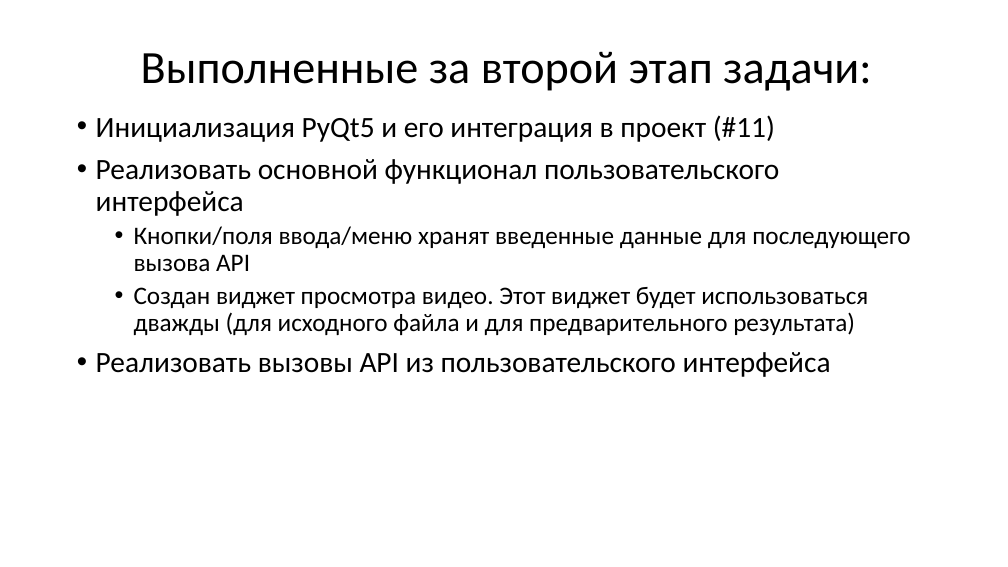
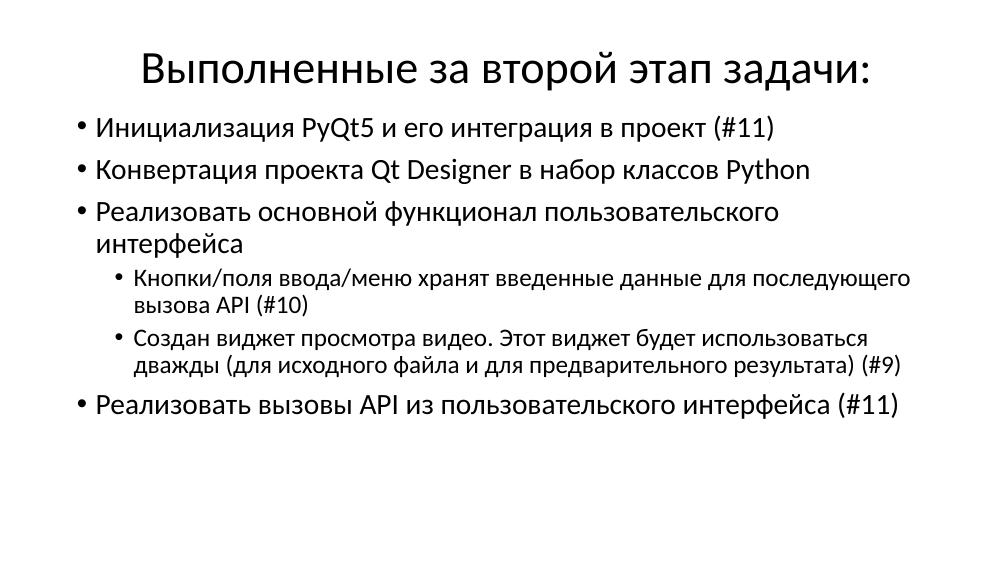
Before and after one commit to moevm/mse_automatic_pause_cutter_from_video, a slide deck: slide 3 of docs/step_2.pptx. Drawn at 1008x567 pixels with LibreOffice and Linux fonts; fonts in the diff are those of the drawing. Boxes give left, top, right and bottom in pixels: in the first picture for what was removed or moved away, otherwise in the second. Text is boxed around its words. In the diff, an @@ line names an element or a change of style, - is before the commit and + after.

```diff
--- a/docs/step_2.pptx
+++ b/docs/step_2.pptx
@@ text at (96,158,811,184): paragraph added @@
+• Конвертация проекта Qt Designer в набор классов Python
@@ text at (96,268,910,419): text changed @@
-  • Кнопки/поля ввода/меню хранят введенные данные для последующего вызова API
-  • Создан виджет просмотра видео. Этот виджет будет использоваться дважды (для исходного файла и для предварительного результата)
-• Реализовать вызовы API из пользовательского интерфейса
+  • Кнопки/поля ввода/меню хранят введенные данные для последующего вызова API (#10)
+  • Создан виджет просмотра видео. Этот виджет будет использоваться дважды (для исходного файла и для предварительного результата) (#9)
+• Реализовать вызовы API из пользовательского интерфейса (#11)
```
Also in this commit, not shown: 2 other slides changed, 1 slide added.
